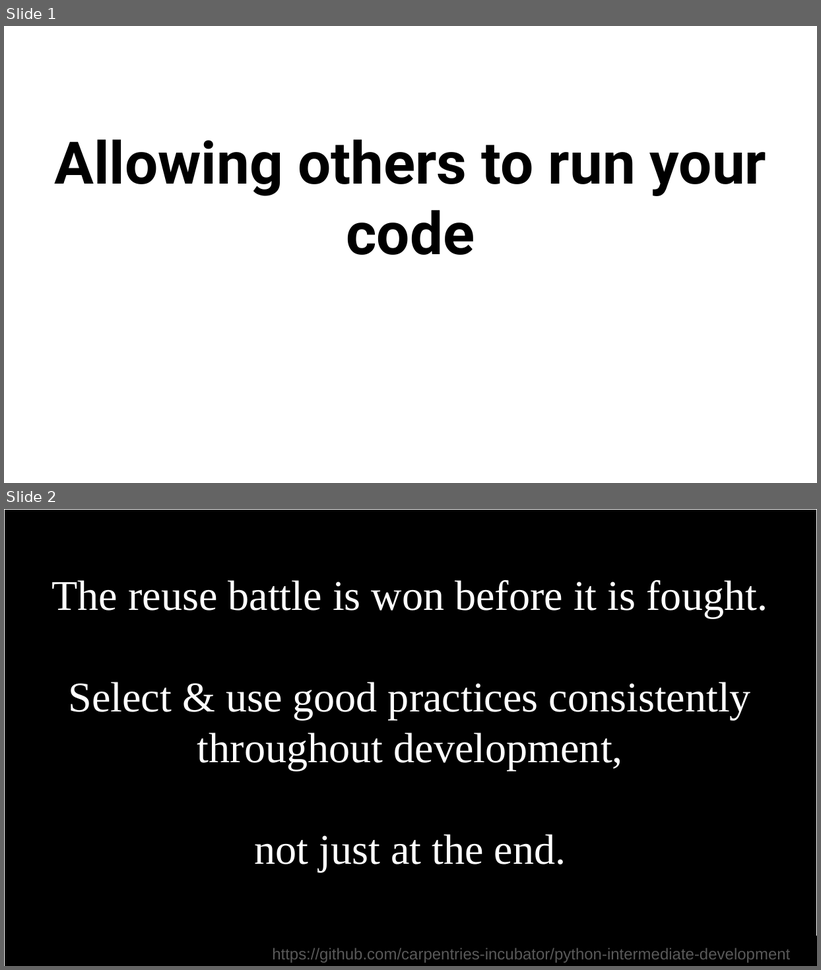
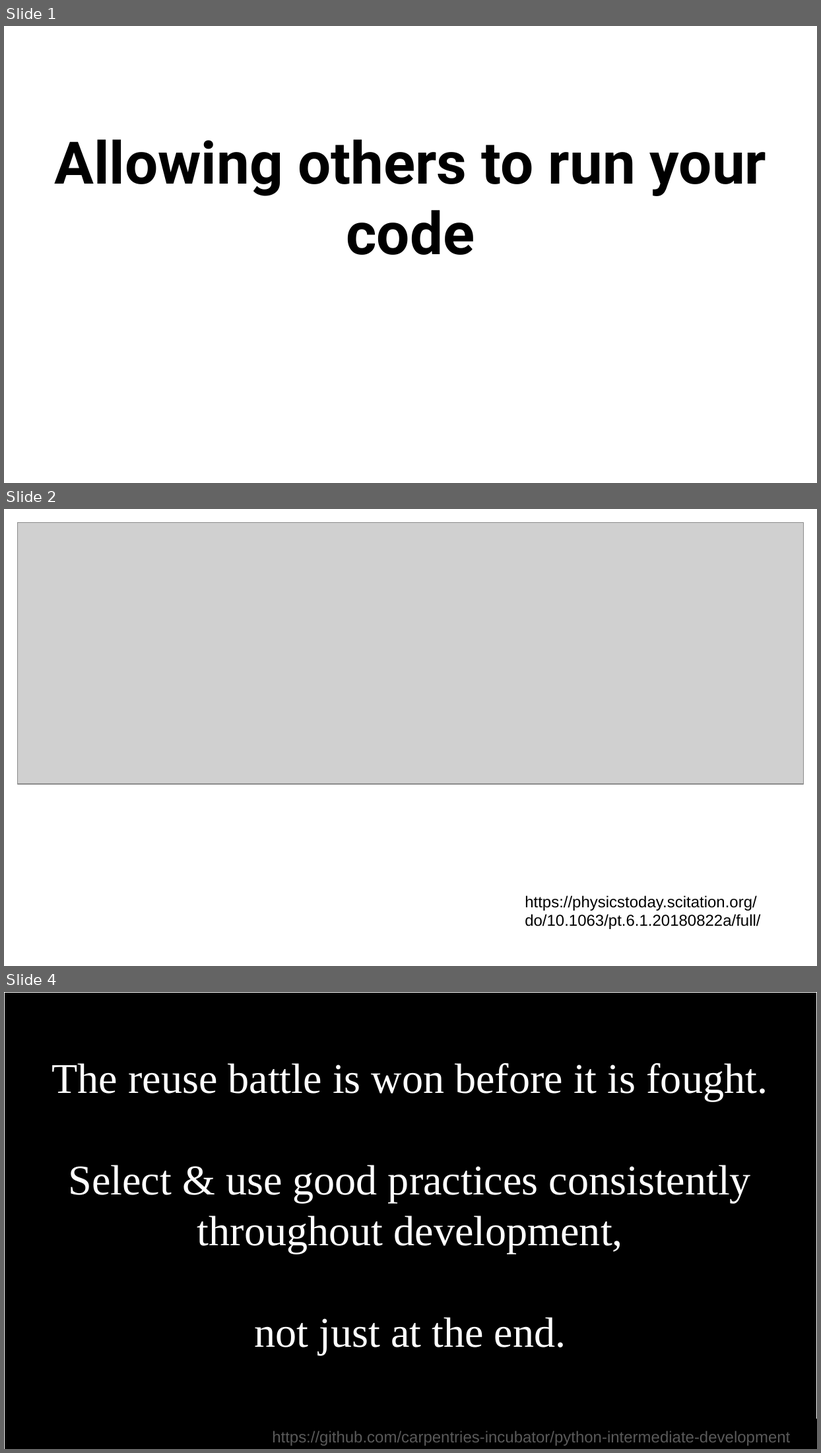
Before and after one commit to RSE-NI/qub-eeecs-python, a slide deck: 13_Allowing others to run your code.pptx. Shown one above the other, each under a label of ours: slides 1 and 2 before the commit, slides 1, 2 and 4 after it; the slides between them are not shown. The pictures are 821x970 and 821x1453 pixels, drawn with LibreOffice and Linux fonts; fonts in the diff are those of the drawing; grey boxes stand for pictures. Boxes give left, top, right and bottom in pixels: in the first picture for what was removed or moved away, otherwise in the second. Text is boxed around its words. In the diff, an @@ line names an element or a change of style, - is before the commit and + after.

```diff
--- a/13_Allowing others to run your code.pptx
+++ b/13_Allowing others to run your code.pptx
@@ slide 2 added at box(4, 509, 817, 966), background #FFFFFF @@
@@ picture added at box(18, 523, 804, 785) @@
@@ text added at box(525, 896, 760, 929), 14 pt, text #000000 @@
+https://physicstoday.scitation.org/do/10.1063/pt.6.1.20180822a/full/
@@ what was slide 2 is now slide 4 @@
```
Also in this commit, not shown: 7 other slides added, 6 other files.
